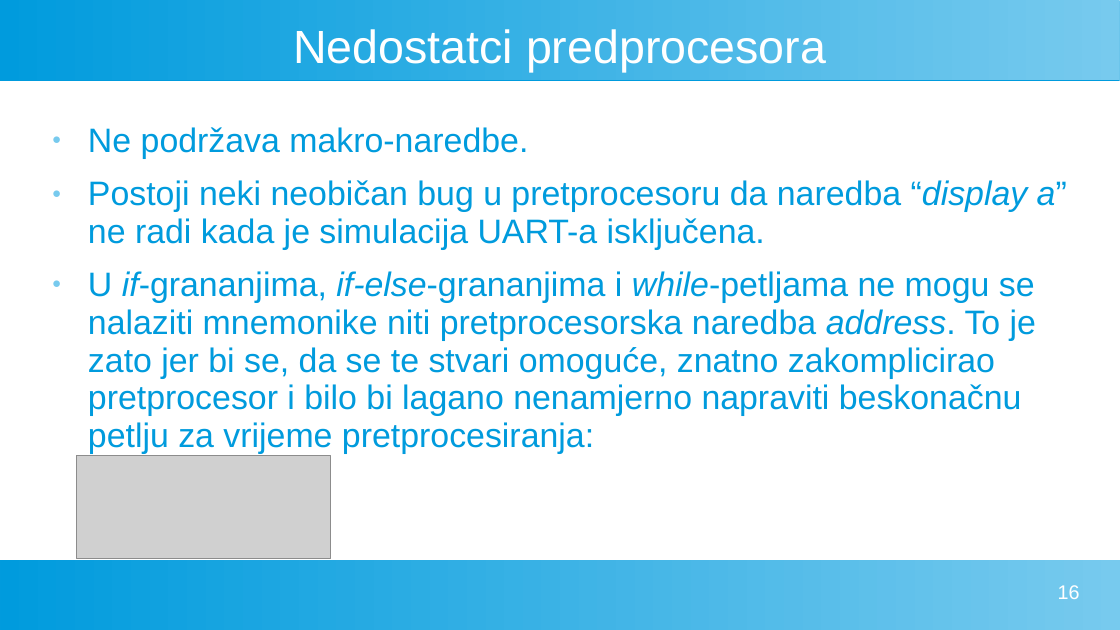
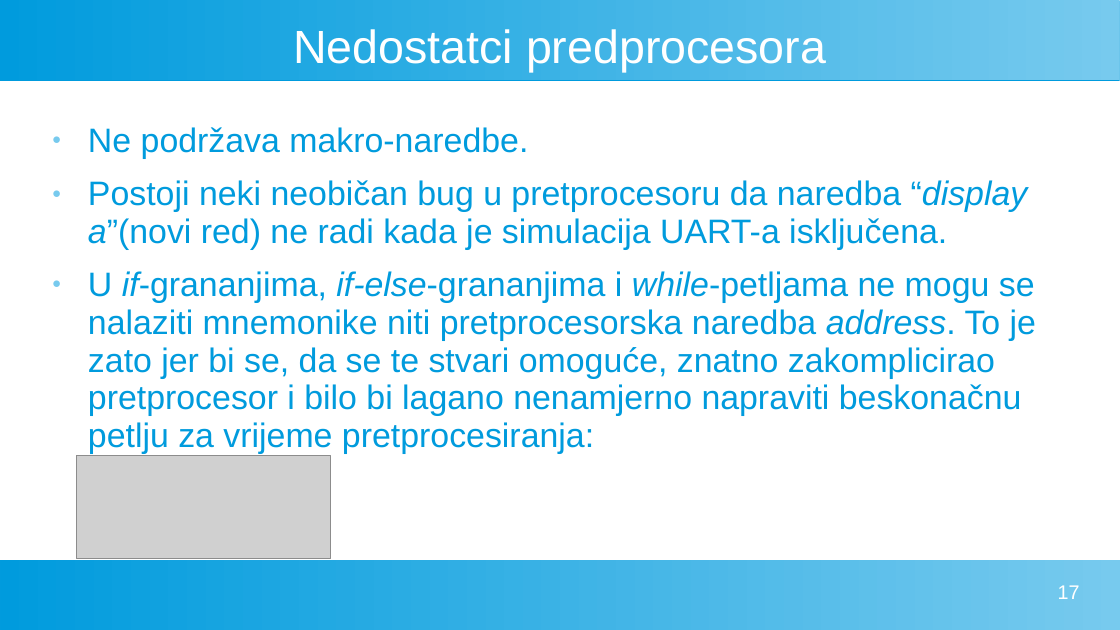
Before and after one commit to FlatAssembler/FlatAssembler.github.io, a slide deck: slide 17 of PicoBlaze/PicoBlaze.ppt (slide 16 before the commit). Drawn at 1120x630 pixels with LibreOffice and Linux fonts; fonts in the diff are those of the drawing; grey boxes stand for pictures. Boxes give left, top, right and bottom in pixels: in the first picture for what was removed or moved away, otherwise in the second. Text is boxed around its words. In the diff, an @@ line names an element or a change of style, - is before the commit and + after.

```diff
--- a/PicoBlaze/PicoBlaze.ppt
+++ b/PicoBlaze/PicoBlaze.ppt
@@ text at [88,180,1028,250]: text changed @@
-● Postoji neki neobičan bug u pretprocesoru da naredba “display a” ne radi kada je simulacija UART-a isključena.
+● Postoji neki neobičan bug u pretprocesoru da naredba “display a”(novi red) ne radi kada je simulacija UART-a isključena.
@@ page number at [1058,585,1080,599]: text changed @@
-16
+17
```
Also in this commit, not shown: 2 other slides changed, 2 slides added.
